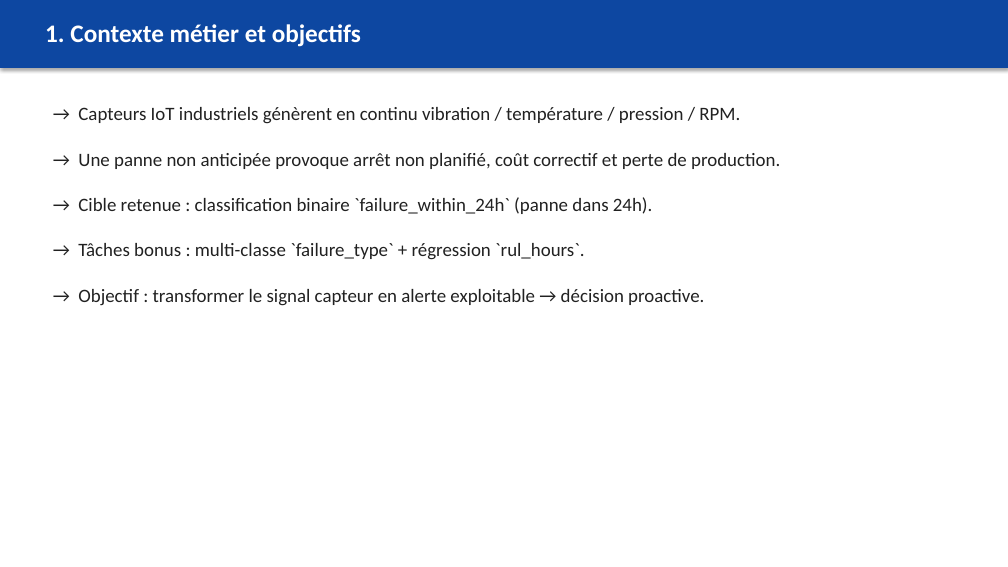
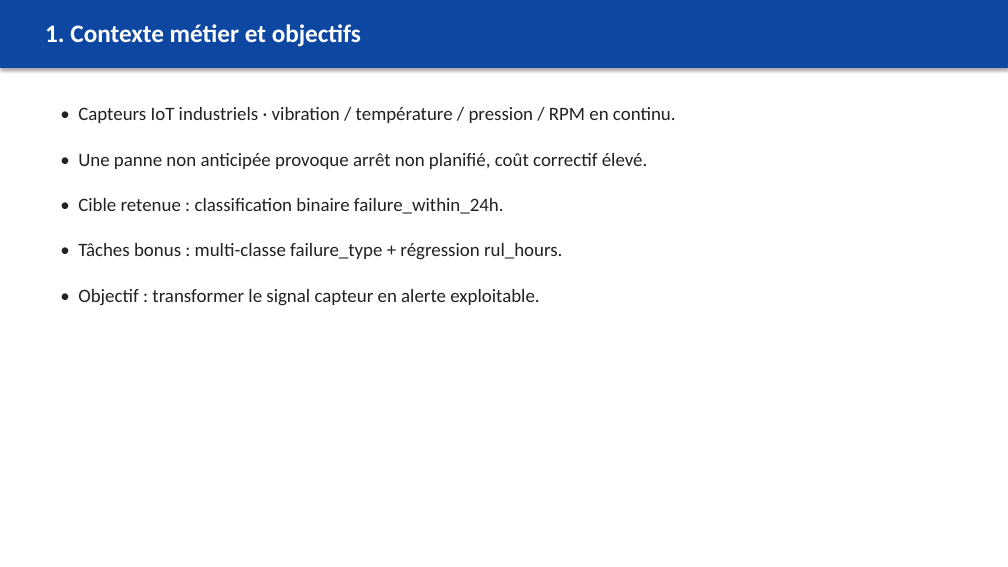
Before and after one commit to Adam-Blf/maintenance-predictive-industrielle, a slide deck: slide 2 of reports/presentation.pptx. Drawn at 1008x567 pixels with LibreOffice and Linux fonts; fonts in the diff are those of the drawing. Boxes give left, top, right and bottom in pixels: in the first picture for what was removed or moved away, otherwise in the second. Text is boxed around its words. In the diff, an @@ line names an element or a change of style, - is before the commit and + after.

```diff
--- a/reports/presentation.pptx
+++ b/reports/presentation.pptx
@@ text at [78, 107, 676, 306]: text changed @@
-→ Capteurs IoT industriels génèrent en continu vibration / température / pression / RPM.
-→ Une panne non anticipée provoque arrêt non planifié, coût correctif et perte de production.
-→ Cible retenue : classification binaire `failure_within_24h` (panne dans 24h).
-→ Tâches bonus : multi-classe `failure_type` + régression `rul_hours`.
-→ Objectif : transformer le signal capteur en alerte exploitable → décision proactive.
+• Capteurs IoT industriels · vibration / température / pression / RPM en continu.
+• Une panne non anticipée provoque arrêt non planifié, coût correctif élevé.
+• Cible retenue : classification binaire failure_within_24h.
+• Tâches bonus : multi-classe failure_type + régression rul_hours.
+• Objectif : transformer le signal capteur en alerte exploitable.
```
Also in this commit, not shown: 7 other slides changed, 3 other files.
